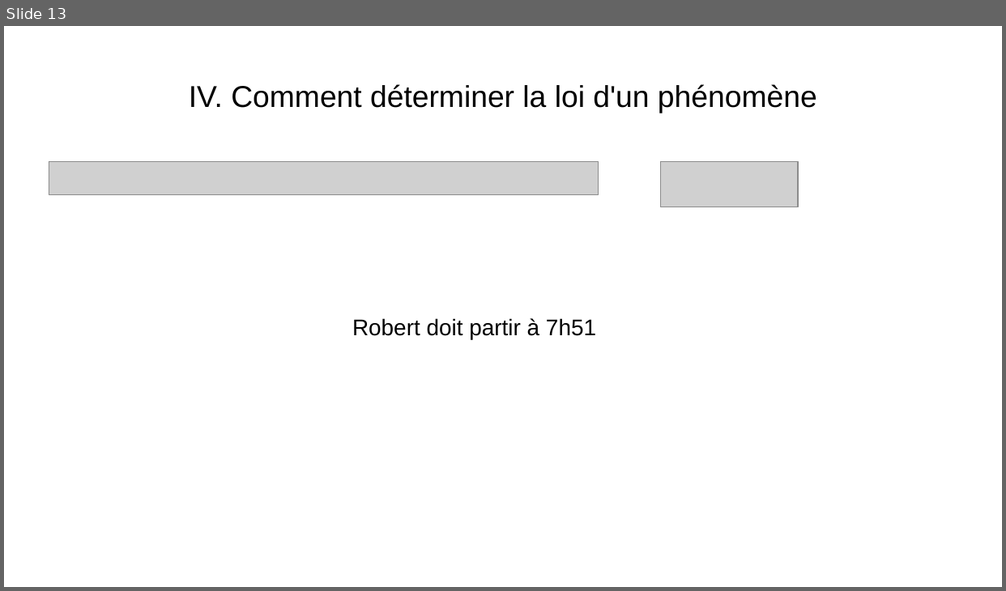
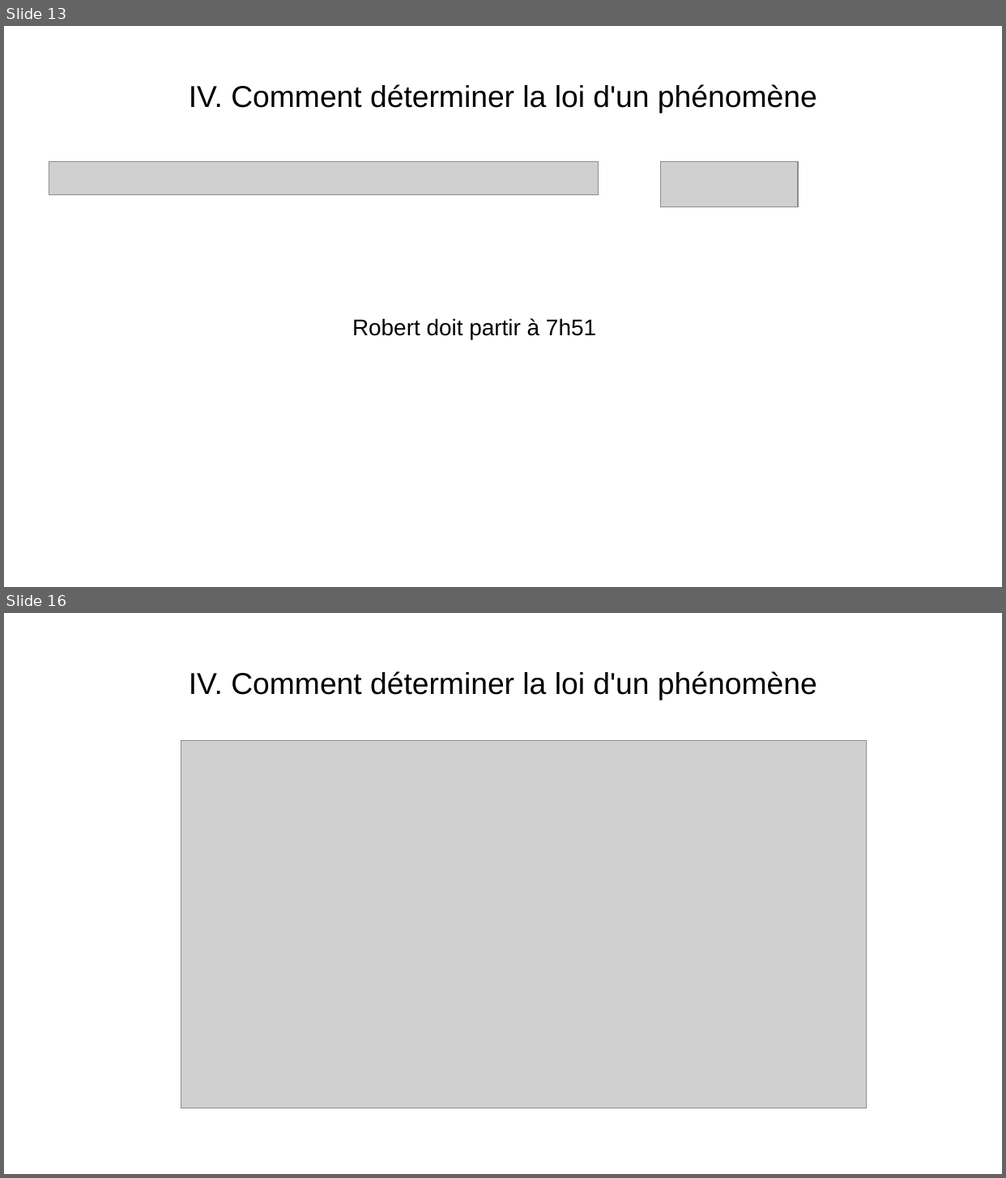
Before and after one commit to WIDEROZ/ESISAR-3A, a slide deck: Mathématiques/Oral/TP1.odp. Shown one above the other, each under a label of ours: slide 13 before the commit, slides 13 and 16 after it; the slides between them are not shown. The pictures are 1006x591 and 1006x1178 pixels, drawn with LibreOffice and Linux fonts; fonts in the diff are those of the drawing; grey boxes stand for pictures. Boxes give left, top, right and bottom in pixels: in the first picture for what was removed or moved away, otherwise in the second. Text is boxed around its words. In the diff, an @@ line names an element or a change of style, - is before the commit and + after.

```diff
--- a/Mathématiques/Oral/TP1.odp
+++ b/Mathématiques/Oral/TP1.odp
@@ slide 16 added at [4,613,1002,1174], background #FFFFFF @@
@@ title added at [189,671,817,700], 24 pt, text #000000 @@
+IV. Comment déterminer la loi d'un phénomène
@@ picture added at [181,741,866,1109] @@
```
Also in this commit, not shown: 3 other slides added, 2 other files.
